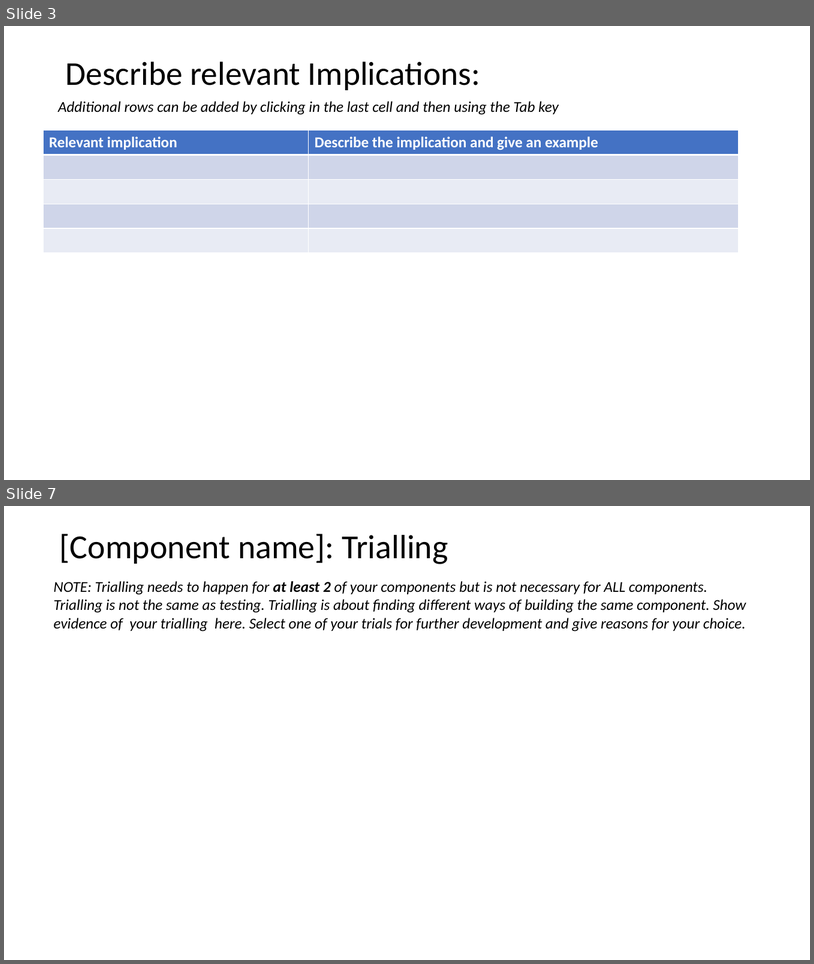
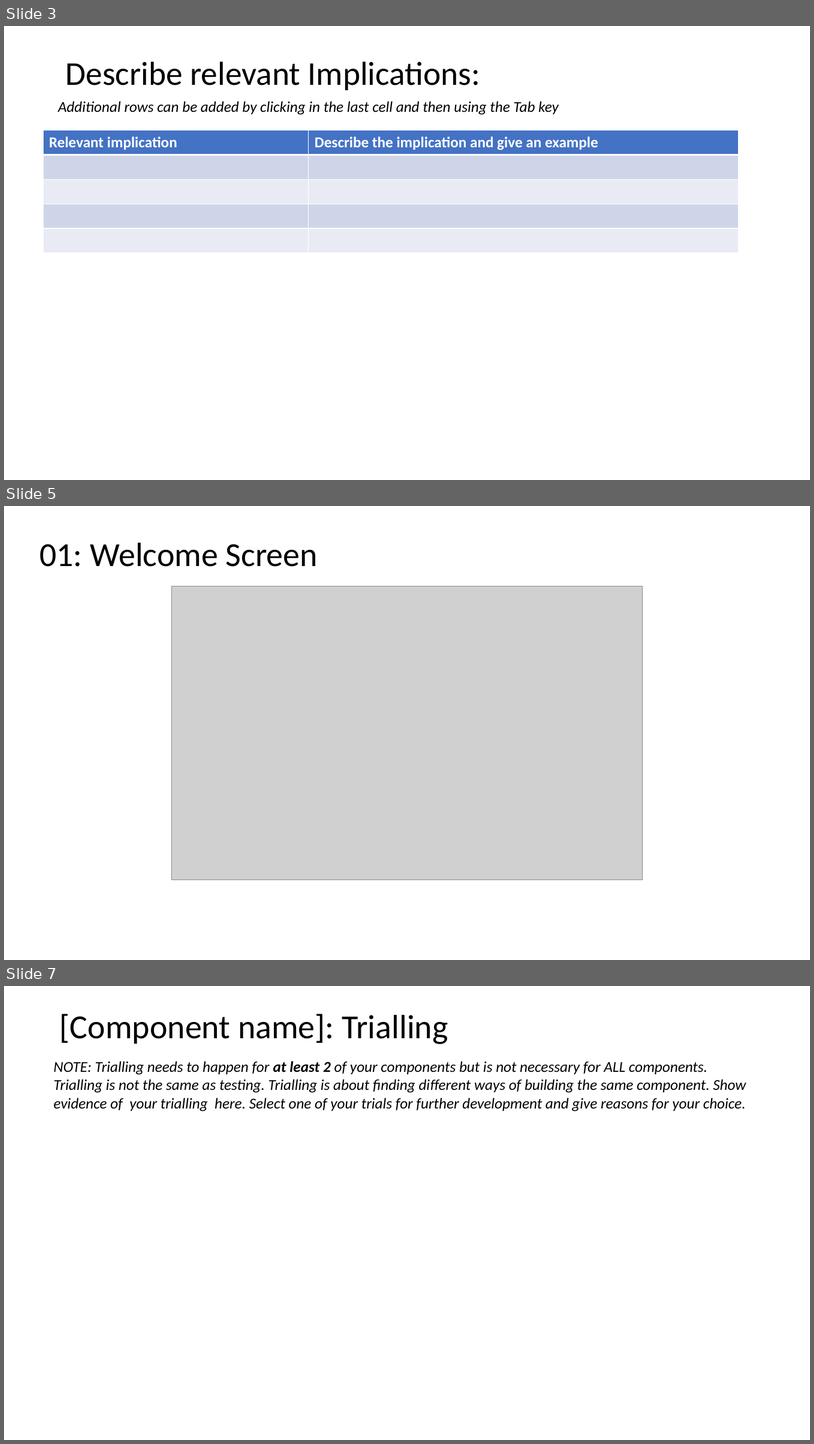
Before and after one commit to joshbatmiddleton/1.7-and-1.8-Assesment, a slide deck: main_folder/1.7 and 1.8 documentation.pptx. Shown one above the other, each under a label of ours: slides 3 and 7 before the commit, slides 3, 5 and 7 after it; the slides between them are not shown. The pictures are 814x964 and 814x1444 pixels, drawn with LibreOffice and Linux fonts; fonts in the diff are those of the drawing; grey boxes stand for pictures. Boxes give left, top, right and bottom in pixels: in the first picture for what was removed or moved away, otherwise in the second. Text is boxed around its words. In the diff, an @@ line names an element or a change of style, - is before the commit and + after.

```diff
--- a/main_folder/1.7 and 1.8 documentation.pptx
+++ b/main_folder/1.7 and 1.8 documentation.pptx
@@ slide 5 added at [4, 506, 810, 960], background #FFFFFF @@
@@ title added at [39, 543, 318, 567], 40 pt, text #000000 @@
+01: Welcome Screen
@@ picture added at [171, 586, 643, 880] @@
```
Also in this commit, not shown: 2 slides changed, 1 slide removed, 4 other files.
